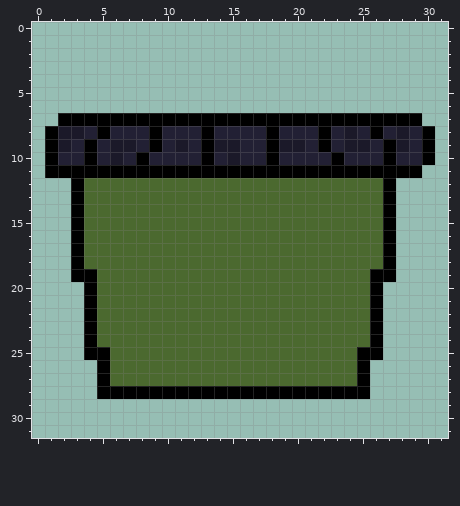
Edited in one commit: pixel-art sprite (calamity-control/assets/minigames/dumpster/dumpster_bin_sprite.png). This is how it looked before the edit.
The file is 32x32 pixels. Colours within 5 levels of each other are drawn and written as one.
Once edited:
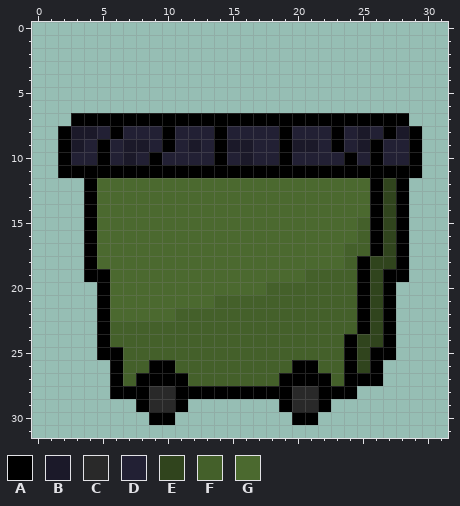
Palette (. is transparent): A #000000  B #1b1929  C #292929  D #222034  E #30441d  F #44602a  G #4b692f
From old to new:
y 7: x 2 A -> .; x 29 A -> .
y 8: x 1..2 AB -> .A; x 4..6 DAD -> BDA; x 9..10 AD -> DA; x 13..14 AD -> DA; x 18..19 AD -> DA; x 22..27 ADBDAD -> DADBDA; x 29..30 DA -> A.
y 9: x 1..6 ABDADB -> .ABDAD; x 8..14 DADBDAB -> BDADBDA; x 16 D -> B; x 18..19 AB -> DA; x 21..24 DADB -> BDAD; x 26..30 DABDA -> ADDA.
y 10: x 1..2 AD -> .A; x 4..9 ADBDAD -> DADBDA; x 13..16 ADBD -> DADB; x 18..19 AD -> DA; x 23..24 AD -> DA; x 26..27 DA -> AD; x 29..30 DA -> A.
y 11: x 1 A -> .
y 12..14: x 3..4 AG -> .A; x 26..28 GA. -> AEA
y 15..16: x 3..4 AG -> .A; x 25..28 GGA. -> FAEA
y 17: x 3..4 AG -> .A; x 24..28 GGGA. -> FFAEA
y 18: x 3..4 AG -> .A; x 24..28 GGGA. -> FAEEA
y 19: x 3 A -> .; x 5 G -> A; x 21..26 GGGGGA -> FFFFAE; x 28 . -> A
y 20: x 4..5 AG -> .A; x 18..27 GGGGGGGGA. -> FFFFFFFAEA
y 21: x 4..5 AG -> .A; x 14..27 GGGGGGGGGGGGA. -> FFFFFFFFFFFAEA
y 22: x 4..5 AG -> .A; x 11..27 GGGGGGGGGGGGGGGA. -> FFFFFFFFFFFFFFAEA
y 23: x 4..27 AGGGGGGGGGGGGGGGGGGGGGA. -> .AFFFFFFFFFFFFFFFFFFFAEA
y 24: x 4..27 AGGGGGGGGGGGGGGGGGGGGGA. -> .AFFFFFFFFFFFFFFFFFFAEEA
y 25: x 4 A -> .; x 6..25 GGGGGGGGGGGGGGGGGGGA -> AFFFFFFFFFFFFFFFFFAE; x 27 . -> A
y 26: x 5..26 AGGGGGGGGGGGGGGGGGGGA. -> .AFFAAFFFFFFFFFAAFFAEA
y 27: x 5..24 AGGGGGGGGGGGGGGGGGGG -> .AFAAAAFFFFFFFAAAAFA; x 26 . -> A
y 28: x 5 A -> .; x 9..10 AA -> CC; x 20..21 AA -> CC; x 25 A -> .
y 29: x 8..11 .... -> ACCA; x 19..22 .... -> ACCA
y 30: x 9..10 .. -> AA; x 20..21 .. -> AA
Boxes around the changes in both pictures, in picture pixels (x1, y1, x2, y2):
changed: (45, 113, 435, 425)
